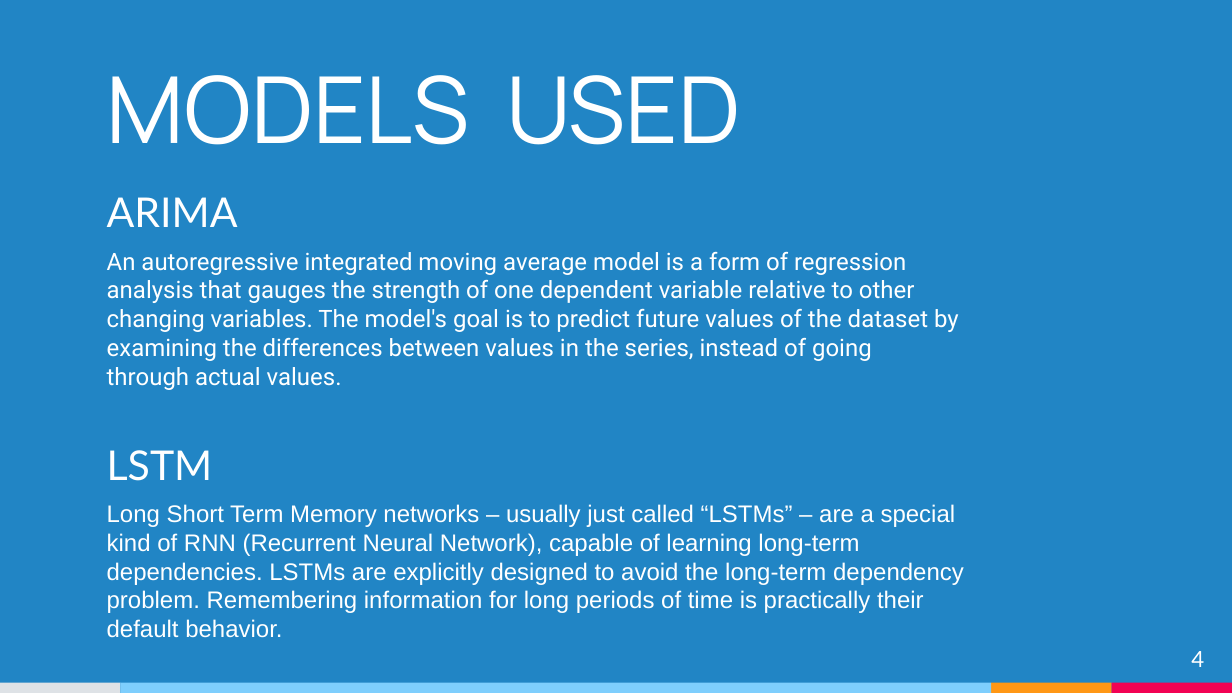
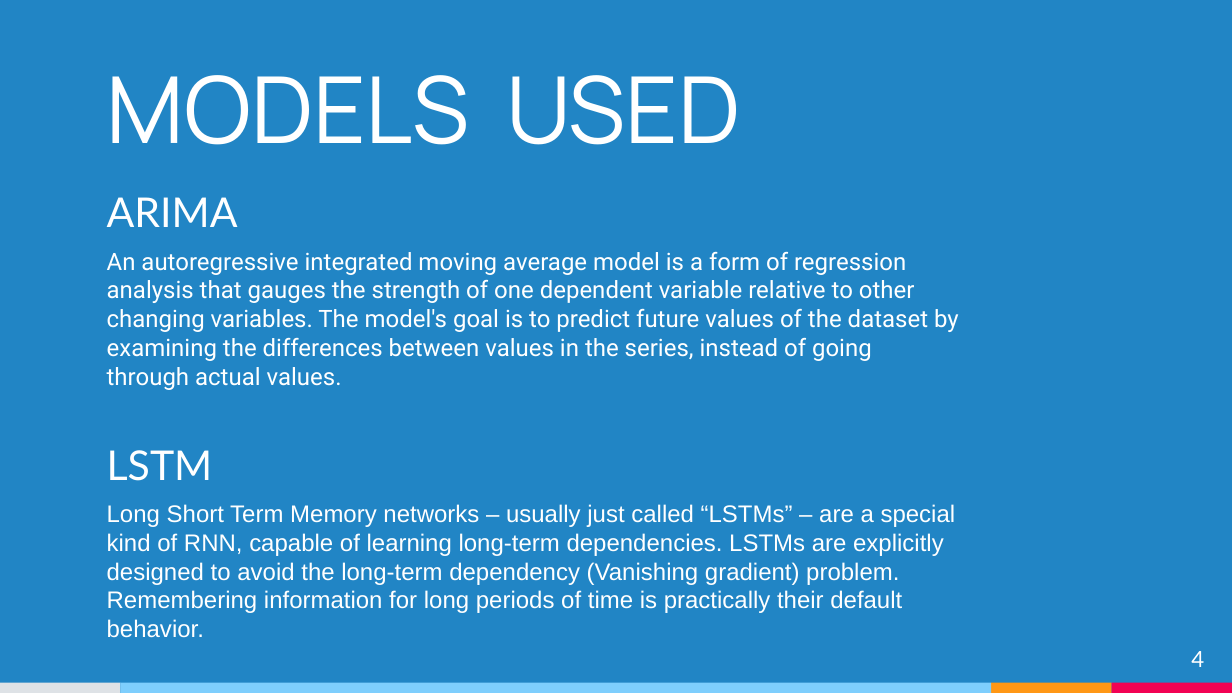
Before and after one commit to i-am-shank/Time-Series-Forecasting, a slide deck: slide 4 of ARIMA_LSTM_presentation.pptx. Drawn at 1232x693 pixels with LibreOffice and Linux fonts; fonts in the diff are those of the drawing. Boxes give left, top, right and bottom in pixels: in the first picture for what was removed or moved away, otherwise in the second. Text is boxed around its words. In the diff, an @@ line names an element or a change of style, - is before the commit and + after.

Commit message:
time series forecasting

```diff
--- a/ARIMA_LSTM_presentation.pptx
+++ b/ARIMA_LSTM_presentation.pptx
@@ subtitle at bbox=[107, 504, 956, 638]: text changed @@
-Long Short Term Memory networks – usually just called “LSTMs” – are a special kind of RNN (Recurrent Neural Network), capable of learning long-term dependencies. LSTMs are explicitly designed to avoid the long-term dependency problem. Remembering information for long periods of time is practically their default behavior.
+Long Short Term Memory networks – usually just called “LSTMs” – are a special kind of RNN, capable of learning long-term dependencies. LSTMs are explicitly designed to avoid the long-term dependency (Vanishing gradient) problem. Remembering information for long periods of time is practically their default behavior.
```
Also in this commit, not shown: 2 other slides changed, 3 other files.
